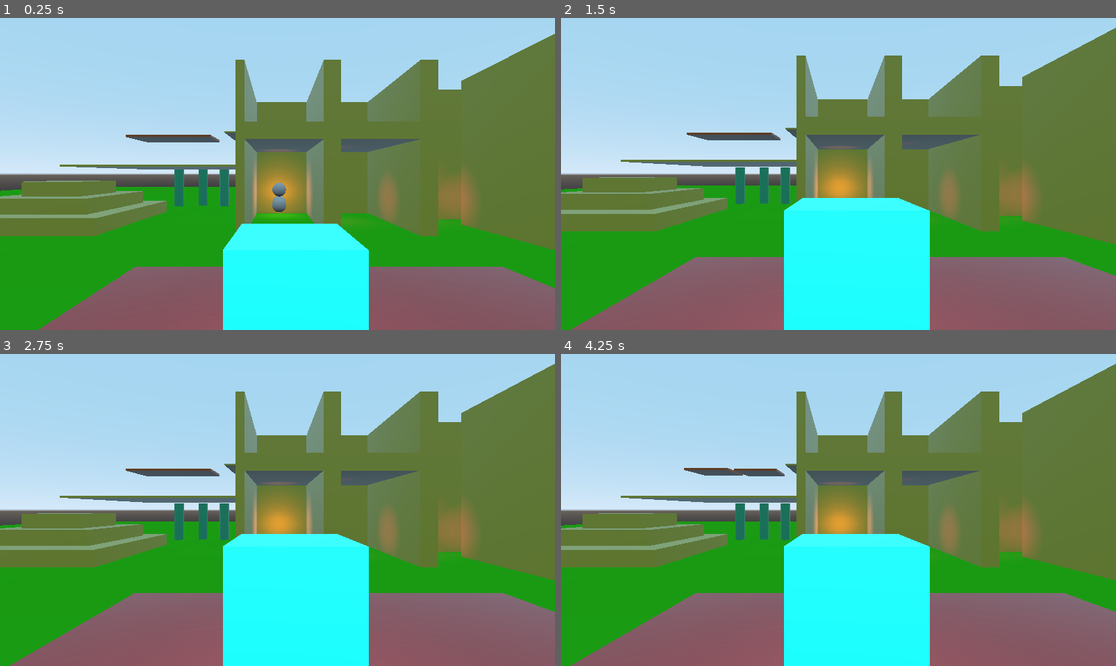
Above: before the commit, frames 1-4 (two rows, left to right).
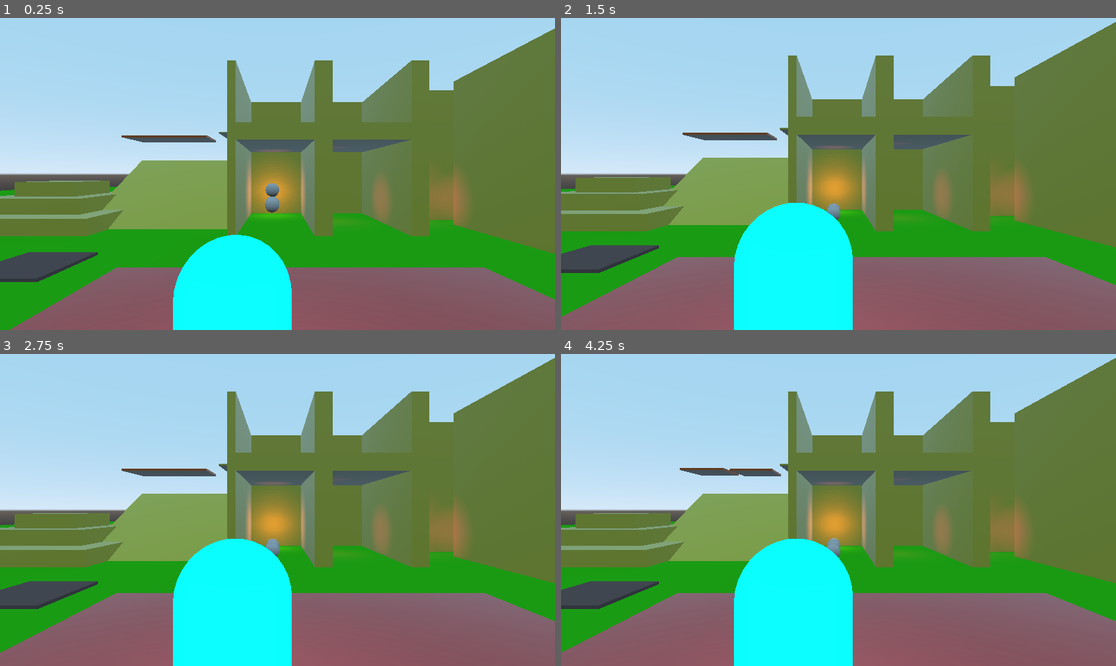
Above: after the commit, the same moments.

Repository: binaryorange/ECC
Game: Godot game, scene res://Testing.tscn
Same seed, same stepped clock (60 frames per second), same inputs: the game is played once before the commit and once after it.
Inputs (mouse positions are in pixels of both pictures, inside the frame that each line leads up to):
- Up to frame 1 (0.25 s): no input
- Up to frame 2 (1.5 s): move the mouse to (960, 158) at 0.52 s; hold Mouse wheel up (mouse_zoom_in) 0.53-1.28 s; click (960, 158) at 0.67 s; move the mouse to (727, 189) at 1.27 s; tap Mouse wheel down (mouse_zoom_out) at 1.35 s; click (727, 189) at 1.42 s
- Up to frame 3 (2.75 s): tap Enter at 2 s; move the mouse to (333, 441) at 2.02 s; hold Mouse wheel up (mouse_zoom_in) from 2.03 s (still down); click (333, 441) at 2.17 s
- Up to frame 4 (4.25 s): move the mouse to (810, 572) at 2.77 s; release Mouse wheel up (mouse_zoom_in) at 2.78 s; tap Mouse wheel down (mouse_zoom_out) at 2.85 s; click (810, 572) at 2.92 s; tap Space at 3.5 s; move the mouse to (1005, 556) at 3.52 s; hold Mouse wheel up (mouse_zoom_in) from 3.53 s (still down); click (1005, 556) at 3.67 s

The runs differ from the first frame. In frame 1, 21% of the frame differs, in the area x 0-100%, y 3-100%; in frame 2, 23%; in frame 3, 23%; in frame 4, 23%, in the area x 0-100%, y 1-100%.

Commit message:
Icy Platforms
Figured out a way to enable icy platforms... still needs ironing out but the foundation is there!

Diff:
--- a/ECC_TPController/ECC_TPController.gd
+++ b/ECC_TPController/ECC_TPController.gd
@@ -289,7 +289,7 @@
 
 # rotate to orbit the player
 func _rotate_to_player():
-	if player.velocity.length() > 5:
+	if player.velocity.length() > 5 and !player.is_on_wall():
 		# rotate the camera gimbal to the player's rotation
 		if stickInput.x == 0 and stickInput.y == 0:
 			if player.stickInput.x < 0:
--- /dev/null
+++ b/IcyPlatform.gd
@@ -0,0 +1,26 @@
+extends Spatial
+
+
+# Declare member variables here. Examples:
+# var a = 2
+# var b = "text"
+
+
+# Called when the node enters the scene tree for the first time.
+func _ready():
+	pass # Replace with function body.
+
+
+# Called every frame. 'delta' is the elapsed time since the previous frame.
+#func _process(delta):
+#	pass
+
+
+func _on_PlayerOn_body_entered(body):
+	if body.is_in_group("Player"):
+		body.EnableSlippy = true
+
+
+func _on_PlayerOn_body_exited(body):
+	if body.is_in_group("Player"):
+		body.EnableSlippy = false
--- /dev/null
+++ b/IcyPlatform.tscn
@@ -0,0 +1,36 @@
+[gd_scene load_steps=6 format=2]
+
+[ext_resource path="res://IcyPlatform.gd" type="Script" id=1]
+
+[sub_resource type="CubeMesh" id=1]
+size = Vector3( 1, 1, 1 )
+
+[sub_resource type="SpatialMaterial" id=2]
+albedo_color = Color( 0.533333, 0.454902, 0.454902, 1 )
+
+[sub_resource type="BoxShape" id=3]
+extents = Vector3( 0.5, 0.5, 0.5 )
+
+[sub_resource type="BoxShape" id=4]
+extents = Vector3( 3, 1, 3 )
+
+[node name="IcyPlatform" type="Spatial"]
+script = ExtResource( 1 )
+
+[node name="Body" type="MeshInstance" parent="."]
+transform = Transform( 6, 0, 0, 0, 0.5, 0, 0, 0, 6, 0, 0, 0 )
+mesh = SubResource( 1 )
+material/0 = SubResource( 2 )
+
+[node name="StaticBody" type="StaticBody" parent="Body"]
+
+[node name="CollisionShape" type="CollisionShape" parent="Body/StaticBody"]
+shape = SubResource( 3 )
+
+[node name="PlayerOn" type="Area" parent="."]
+
+[node name="Shape" type="CollisionShape" parent="PlayerOn"]
+transform = Transform( 1, 0, 0, 0, 1, 0, 0, 0, 1, 0, 1, 0 )
+shape = SubResource( 4 )
+[connection signal="body_entered" from="PlayerOn" to="." method="_on_PlayerOn_body_entered"]
+[connection signal="body_exited" from="PlayerOn" to="." method="_on_PlayerOn_body_exited"]
--- a/Player.gd
+++ b/Player.gd
@@ -2,10 +2,13 @@
 
 export (float) var MoveSpeed = 3
 export (float) var Gravity = -0.98
+export (float) var Downforce = -2.0
 export (float) var TerminalVelocity = -19.80
 export (float) var AccelerationForce = 3
 export (float) var DecelerationForce = 5
+export (float) var SlipForce = 3.0
 export (float) var JumpForce = 30
+export (bool) var EnableSlippy = true
 export (NodePath) var FollowCamera
 
 var velocity = Vector3(0, 0, 0)
@@ -23,12 +26,11 @@
 var is_jumping = false
 var is_falling = false
 var is_grounded = false
-var on_platform = false
-var stepping_on = false
 
 var floor_test_array = []
 
 var stickInput = Vector2()
+var old_velocity = Vector3()
 
 
 # Called when the node enters the scene tree for the first time.
@@ -44,17 +46,21 @@
 
 # warning-ignore:unused_argument
 func _physics_process(delta):
-	# account for gravity
-	gravity = Gravity
-	yVelocity += gravity
+
 
 	# get our input
 	_get_input()
 
 	if is_on_floor():
-		if Input.is_action_just_pressed("jump") and !is_jumping:
-			yVelocity = JumpForce
-			is_jumping = true
+		yVelocity = Downforce
+	else:
+		# account for gravity
+		gravity = Gravity
+		yVelocity += gravity
+
+	if Input.is_action_just_pressed("jump") and !is_jumping and is_on_floor():
+		yVelocity = JumpForce
+		is_jumping = true
 
 	# limit the y speed
 	if yVelocity <= TerminalVelocity:
@@ -95,6 +101,7 @@
 	var x = camera.transform.basis.x * stickInput.x
 	var z = camera.transform.basis.z * stickInput.y
 
+
 	# create our movement vector
 	var move = x + z
 
@@ -122,4 +129,14 @@
 	velocity.y = yVelocity
 	velocity.z = hv.z
 
+
+
+	if EnableSlippy:
+		if stickInput.x != 0 or stickInput.y != 0:
+			# cache the old velocity
+			old_velocity = velocity * 1.35
+		else:
+			old_velocity = move_and_slide(old_velocity, Vector3(0, 1, 0), false, 4, 0.79, false)
+			old_velocity *= 0.99
+
 	velocity = move_and_slide(velocity, Vector3(0, 1, 0), false, 4, 0.79, false)
--- a/TestPlayer.tscn
+++ b/TestPlayer.tscn
@@ -6,16 +6,14 @@
 [sub_resource type="BoxShape" id=1]
 extents = Vector3( 0.9, 0.192282, 0.9 )
 
-[sub_resource type="CubeMesh" id=2]
-size = Vector3( 2, 4, 2 )
+[sub_resource type="CapsuleMesh" id=2]
+mid_height = 2.0
 
 [sub_resource type="SpatialMaterial" id=3]
-albedo_color = Color( 0, 1, 0.952941, 1 )
-metallic_specular = 1.0
-roughness = 0.67
+albedo_color = Color( 0, 0.976471, 1, 1 )
 emission_enabled = true
-emission = Color( 0, 0.6, 1, 1 )
-emission_energy = 5.0
+emission = Color( 0, 0.976471, 1, 1 )
+emission_energy = 1.0
 emission_operator = 0
 emission_on_uv2 = false
 
@@ -31,8 +29,8 @@
 emission_operator = 0
 emission_on_uv2 = false
 
-[sub_resource type="BoxShape" id=6]
-extents = Vector3( 1, 2.00159, 1 )
+[sub_resource type="CapsuleShape" id=6]
+height = 2.01
 
 [node name="TestPlayer" type="KinematicBody" groups=[
 "Player",
@@ -55,19 +53,21 @@
 [node name="Body" type="MeshInstance" parent="." groups=[
 "Player",
 ]]
+transform = Transform( 1, 0, 0, 0, -4.37114e-08, -1, 0, 1, -4.37114e-08, 0, 0, 0 )
 mesh = SubResource( 2 )
 material/0 = SubResource( 3 )
 
 [node name="Nose" type="MeshInstance" parent="Body" groups=[
 "Player",
 ]]
-transform = Transform( 0.5, 0, 0, 0, 0.5, 0, 0, 0, 0.25, 0, 1.25, -1 )
+transform = Transform( 0.5, 0, 0, 0, -2.18557e-08, 0.25, 0, -0.5, -1.09278e-08, 0, -0.956374, -0.886198 )
 mesh = SubResource( 4 )
 material/0 = SubResource( 5 )
 
 [node name="CollisionShape" type="CollisionShape" parent="." groups=[
 "Player",
 ]]
+transform = Transform( 1, 0, 0, 0, -4.37114e-08, 1, 0, -1, -4.37114e-08, 0, 0, 0 )
 shape = SubResource( 6 )
 
 [node name="OmniLight" type="OmniLight" parent="."]
--- a/Testing.tscn
+++ b/Testing.tscn
@@ -8,6 +8,7 @@
 [ext_resource path="res://MovingPlatform.tscn" type="PackedScene" id=6]
 [ext_resource path="res://RotatingPlatform.tscn" type="PackedScene" id=7]
 [ext_resource path="res://BouncyBally.tscn" type="PackedScene" id=8]
+[ext_resource path="res://IcyPlatform.tscn" type="PackedScene" id=9]
 
 [sub_resource type="SpatialMaterial" id=1]
 albedo_color = Color( 0.219608, 1, 0, 1 )
@@ -37,10 +38,12 @@
 ] instance=ExtResource( 1 )]
 transform = Transform( -1, 0, -3.25841e-07, 0, 1, 0, 3.25841e-07, 0, -1, -17, 5, -46 )
 input_capture_on_drag = true
+SlipForce = 5.0
+EnableSlippy = false
 FollowCamera = NodePath("../ECC_ThirdPerson")
 
 [node name="ECC_ThirdPerson" parent="." instance=ExtResource( 5 )]
-transform = Transform( -1, 0, -3.25841e-07, 0, 1, 0, 3.25841e-07, 0, -1, -16.75, 7.5, -45.75 )
+transform = Transform( -1, 0, -3.25841e-07, 0, 1, 0, 3.25841e-07, 0, -1, -17.75, 7.5, -45.75 )
 ClipCameraException = NodePath("../TestPlayer")
 CollisionProbeSize = 2.0
 EnableFollowDelay = true
@@ -64,7 +67,7 @@
 shadow_enabled = true
 
 [node name="Ceiling" type="MeshInstance" parent="."]
-transform = Transform( 10, 0, 0, 0, 0.1, 0, 0, 0, 10, -2, 8, -10 )
+transform = Transform( 10, 0, 0, 0, 0.0866025, 5, 0, -0.05, 8.66025, -2, 4.5359, -8 )
 mesh = SubResource( 4 )
 material/0 = null
 __meta__ = {
@@ -417,6 +420,9 @@
 [node name="BouncyBally3" parent="." instance=ExtResource( 8 )]
 transform = Transform( 1, 0, 0, 0, 1, 0, 0, 0, 1, -17, 5, -11 )
 
+[node name="IcyPlatform" parent="." instance=ExtResource( 9 )]
+transform = Transform( 1, 0, 0, 0, 1, 0, 0, 0, 1, 1, 0, -30 )
+
 [editable path="MovingPlatform"]
 
 [editable path="MovingPlatform5"]
Not shown: 1 places in Testing.tscn that only renumber resources
